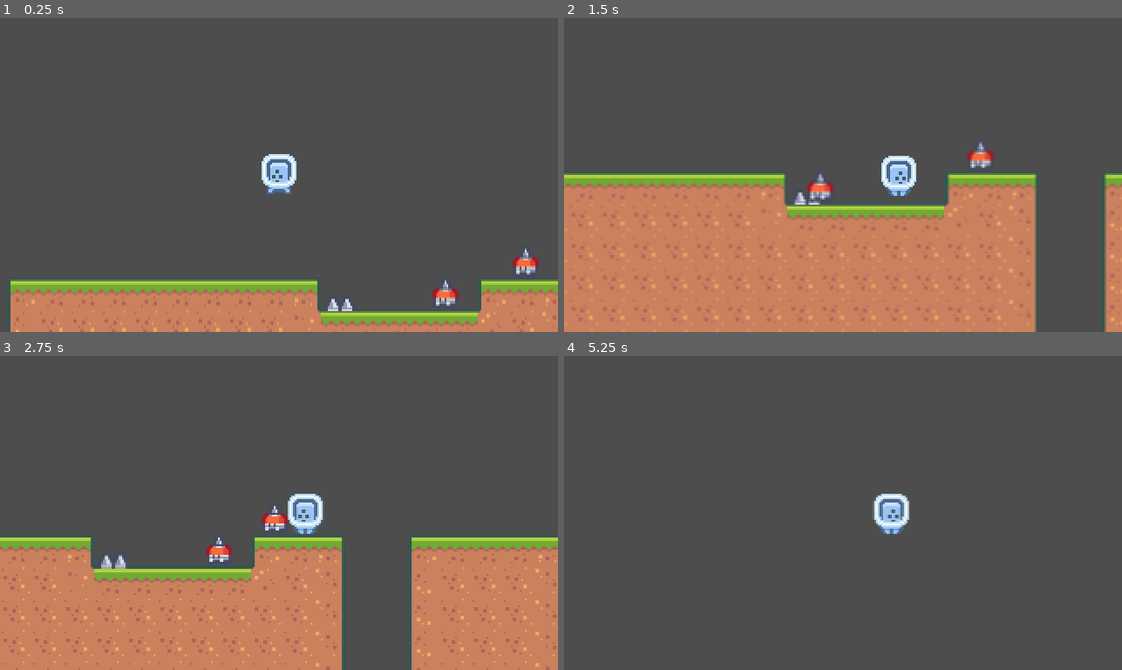
Above: before the commit, frames 1-4 (two rows, left to right).
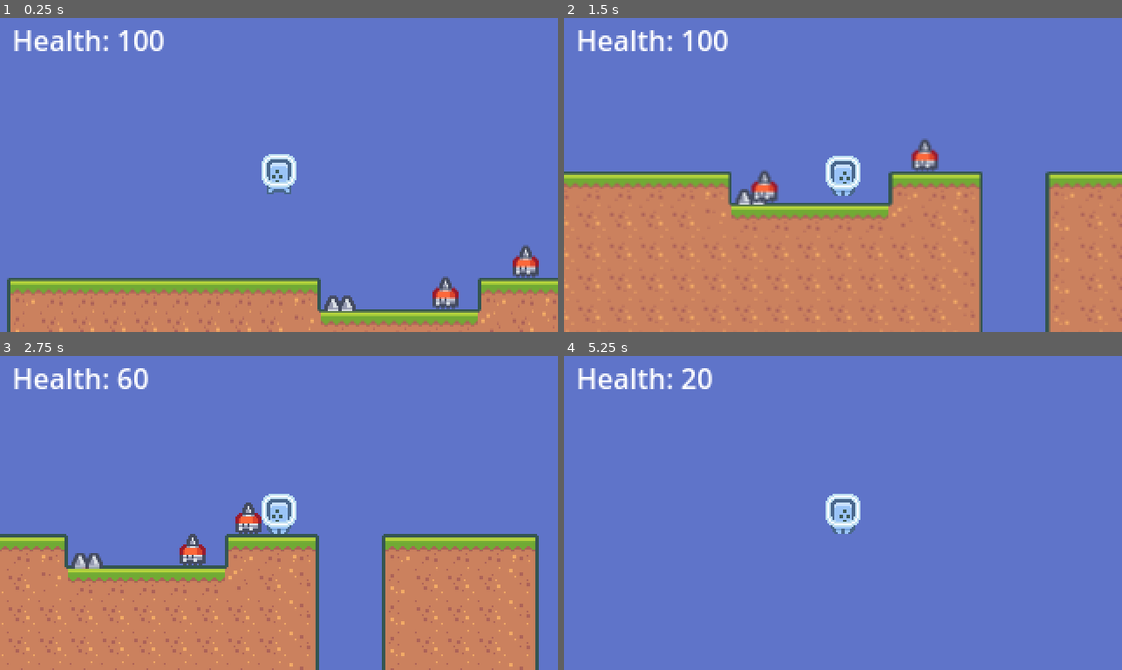
Above: after the commit, the same moments.

Repository: mrnustik/godot_basic_platformer
Game: Godot game, scene res://World.tscn
Two runs of this game, one before a commit and one after it. Both use one fixed random seed, a clock stepped at 60 frames per second and the inputs below.
Inputs:
- Up to frame 1 (0.25 s): no input
- Up to frame 2 (1.5 s): tap Enter (ui_accept) at 0.5, 0.77 s; hold Right (ui_right) from 0.53 s (still down)
- Up to frame 3 (2.75 s): tap Enter (ui_accept) at 1.52 s; release Right (ui_right) at 2.03 s; hold Left (ui_left) from 2.03 s (still down)
- Up to frame 4 (5.25 s): release Left (ui_left) at 2.78 s; hold Right (ui_right) 2.78-4.28 s; tap Enter (ui_accept) at 3.02, 3.77, 4.52 s; hold Left (ui_left) 4.28-5.03 s; hold Right (ui_right) from 5.03 s (still down)

The runs differ from the first frame. In frame 1, 84% of the frame differs, in the area x 0-100%, y 0-100%; in frame 2, 67%; in frame 3, 73%; in frame 4, 100%.

Commit message:
Add player health score

Diff:
--- a/src/Player.tscn
+++ b/src/Player.tscn
@@ -18,7 +18,3 @@
 [node name="CollisionShape2d" type="CollisionShape2D" parent="."]
 position = Vector2(0, 2)
 shape = SubResource("RectangleShape2D_dgn8t")
-
-[node name="Camera2d" type="Camera2D" parent="."]
-current = true
-drag_horizontal_enabled = true
--- /dev/null
+++ b/src/PlayerHealth.gd
@@ -0,0 +1,11 @@
+extends Label
+
+var currentHealth = 100
+
+@onready var player: Player = get_node("../../Level1/Player")
+
+func _process(delta):
+	if player.health != currentHealth:
+		currentHealth = player.health
+		text = "Health: %d" % currentHealth
+	pass
--- a/src/World.tscn
+++ b/src/World.tscn
@@ -1,22 +1,44 @@
-[gd_scene load_steps=5 format=3 uid="uid://dhckdv84fwx5m"]
+[gd_scene load_steps=6 format=3 uid="uid://dhckdv84fwx5m"]
 
 [ext_resource type="PackedScene" uid="uid://b1erldlanoujw" path="res://Player.tscn" id="1_21dn6"]
+[ext_resource type="Script" path="res://PlayerHealth.gd" id="2_6atjg"]
 [ext_resource type="PackedScene" uid="uid://ci2o45poki1dx" path="res://TileMap.tscn" id="2_xxayf"]
 [ext_resource type="PackedScene" uid="uid://b7rdm85wycc2k" path="res://Enemies/Spikes/Spikes.tscn" id="3_f21lp"]
 [ext_resource type="PackedScene" uid="uid://bnjed2rsytsx6" path="res://Enemies/SpikeHead/SpikeHead.tscn" id="4_ib5av"]
 
 [node name="World" type="Node2D"]
 
-[node name="Player" parent="." instance=ExtResource("1_21dn6")]
+[node name="Level1" type="Node2D" parent="."]
+
+[node name="Player" parent="Level1" instance=ExtResource("1_21dn6")]
 position = Vector2(156, 54)
 
-[node name="TileMap" parent="." instance=ExtResource("2_xxayf")]
+[node name="Camera2D" type="Camera2D" parent="Level1/Player"]
+current = true
 
-[node name="Spikes" parent="." instance=ExtResource("3_f21lp")]
+[node name="TileMap" parent="Level1" instance=ExtResource("2_xxayf")]
+
+[node name="Spikes" parent="Level1" instance=ExtResource("3_f21lp")]
 position = Vector2(191, 141)
 
-[node name="SpikeHead" parent="." instance=ExtResource("4_ib5av")]
+[node name="SpikeHead" parent="Level1" instance=ExtResource("4_ib5av")]
 position = Vector2(261, 132)
 
-[node name="SpikeHead2" parent="." instance=ExtResource("4_ib5av")]
+[node name="SpikeHead2" parent="Level1" instance=ExtResource("4_ib5av")]
 position = Vector2(285, 115)
+
+[node name="CanvasLayer" type="CanvasLayer" parent="."]
+layer = 10
+
+[node name="PlayerHealth" type="Label" parent="CanvasLayer"]
+anchors_preset = -1
+anchor_left = 0.025
+anchor_top = 0.067
+anchor_right = 0.3
+anchor_bottom = 0.211
+offset_left = -1.0
+offset_top = -11.06
+offset_right = -1.0
+offset_bottom = -10.98
+text = "Health: 100"
+script = ExtResource("2_6atjg")
--- a/src/project.godot
+++ b/src/project.godot
@@ -39,3 +39,7 @@
 [physics]
 
 2d/default_gravity=400.0
+
+[rendering]
+
+environment/defaults/default_clear_color=Color(0.372549, 0.454902, 0.788235, 1)
Binary file added: src/Assets/background.png
Not shown, added: src/Assets/background.png.import
